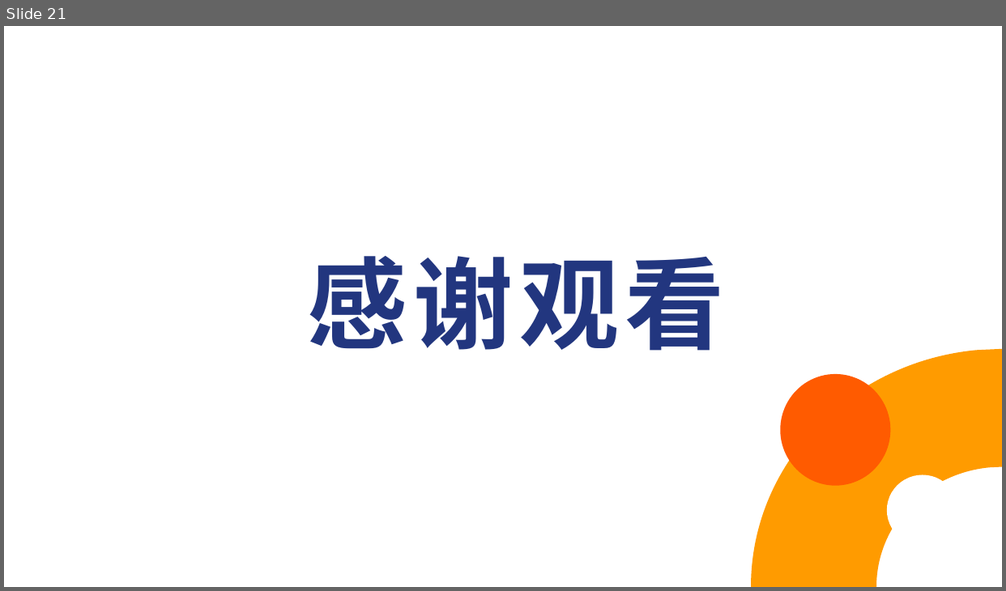
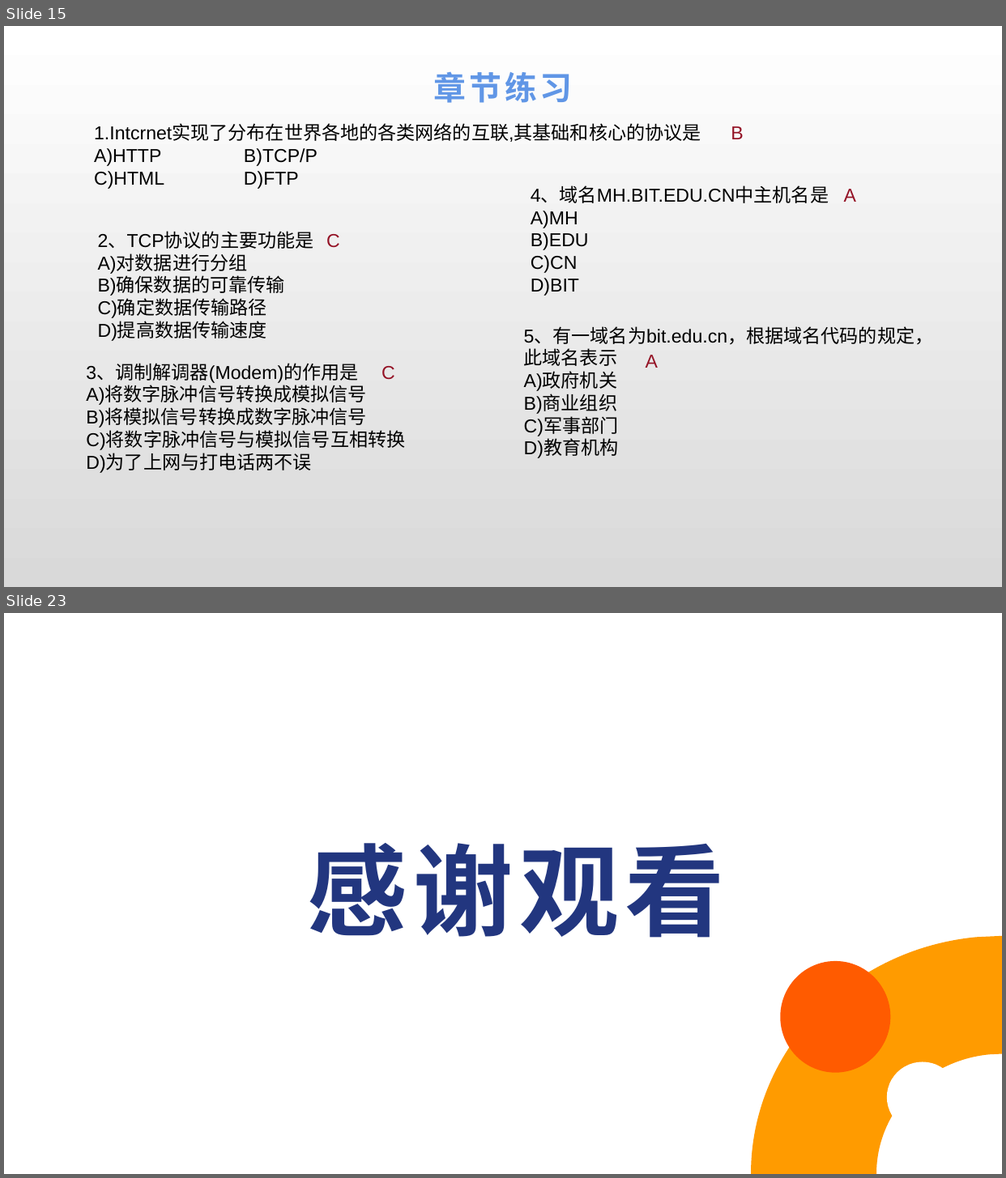
Before and after one commit to cckmit/typora-note, a slide deck: 计算机基础知识/计算机基础/计算机基础知识_第5章.pptx. Shown one above the other, each under a label of ours: slide 21 before the commit, slides 15 and 23 after it; the slides between them are not shown. The pictures are 1006x591 and 1006x1178 pixels, drawn with LibreOffice and Linux fonts; fonts in the diff are those of the drawing; background and template pictures are left out. Boxes give left, top, right and bottom in pixels: in the first picture for what was removed or moved away, otherwise in the second. Text is boxed around its words. In the diff, an @@ line names an element or a change of style, - is before the commit and + after.

```diff
--- a/计算机基础知识/计算机基础/计算机基础知识_第5章.pptx
+++ b/计算机基础知识/计算机基础/计算机基础知识_第5章.pptx
@@ slide 15 added at bbox=[4, 26, 1002, 587], background gradient #FFFFFF to #D9D9D9 @@
@@ title added at bbox=[434, 72, 573, 103], 31.1 pt, text #6096E6, bold @@
+章节练习
@@ text added at bbox=[94, 125, 701, 189], 18 pt, text #000000 @@
+1.Intcrnet实现了分布在世界各地的各类网络的互联,其基础和核心的协议是
+A)HTTP B)TCP/P
+C)HTML D)FTP
@@ text added at bbox=[731, 126, 743, 139], 18 pt, text #941225 @@
+B
@@ text added at bbox=[530, 187, 829, 296], 18 pt, text #000000 @@
+4、域名MH.BIT.EDU.CN中主机名是
+A)MH
+B)EDU
+C)CN
+D)BIT
@@ text added at bbox=[844, 189, 856, 202], 18 pt, text #941225 @@
+A
@@ text added at bbox=[98, 233, 314, 341], 18 pt, text #000000 @@
+2、TCP协议的主要功能是
+A)对数据进行分组
+B)确保数据的可靠传输
+C)确定数据传输路径
+D)提高数据传输速度
@@ text added at bbox=[326, 234, 340, 248], 18 pt, text #941225 @@
+C
@@ text added at bbox=[524, 327, 934, 459], 18 pt, text #000000 @@
+5、有一域名为bit.edu.cn，根据域名代码的规定，此域名表示
+A)政府机关
+B)商业组织
+C)军事部门
+D)教育机构
@@ text added at bbox=[86, 364, 405, 473], 18 pt, text #000000 @@
+3、调制解调器(Modem)的作用是
+A)将数字脉冲信号转换成模拟信号
+B)将模拟信号转换成数字脉冲信号
+C)将数字脉冲信号与模拟信号互相转换
+D)为了上网与打电话两不误
@@ text added at bbox=[646, 355, 658, 368], 18 pt, text #941225 @@
+A
@@ text added at bbox=[381, 366, 395, 379], 18 pt, text #941225 @@
+C
@@ what was slide 21 is now slide 23 @@
```
Also in this commit, not shown: 2 slides changed, 17 other slides added, 16 slides removed, 3 other files.
